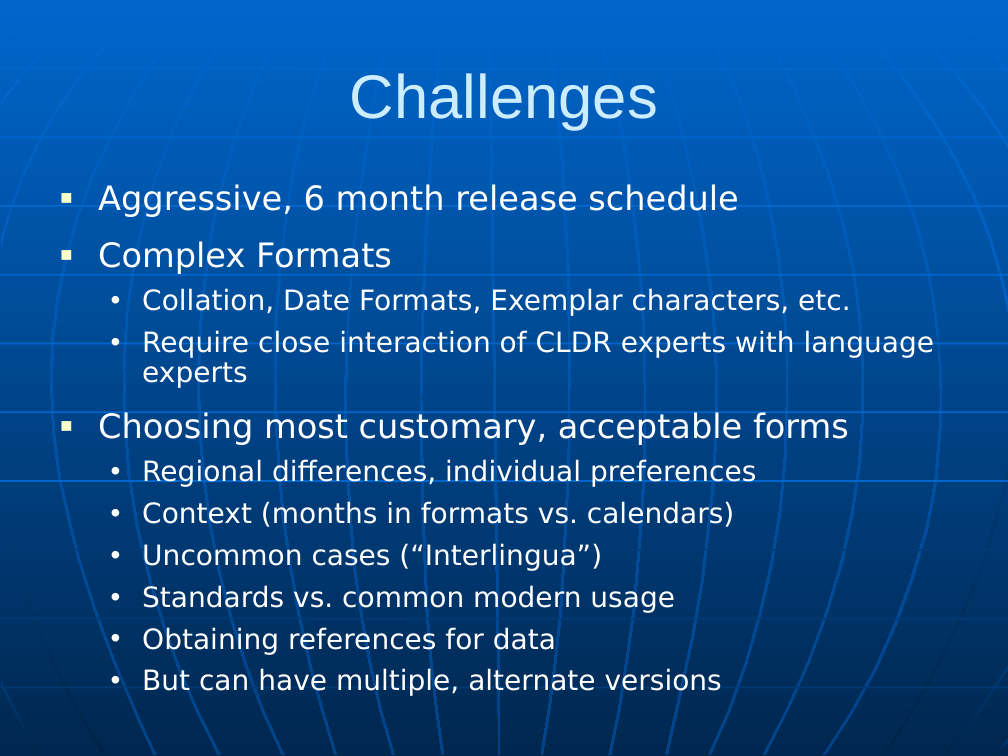
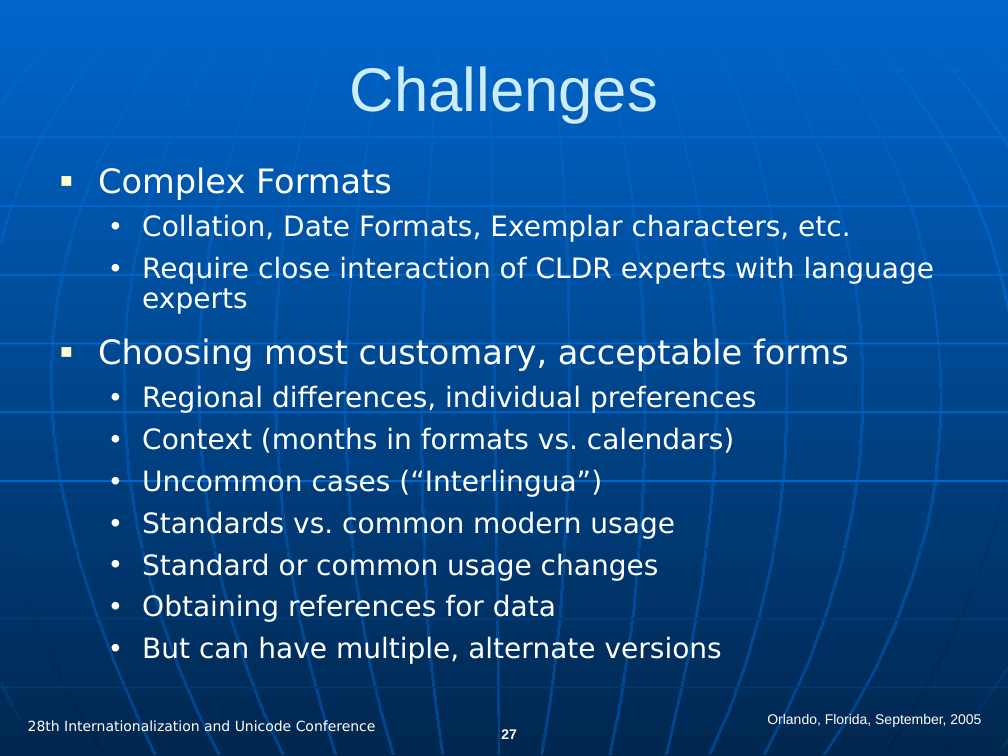
Before and after one commit to unicode-org/cldr, a slide deck: slide 27 of docs/presentations/cldr_overview.ppt (slide 16 before the commit). Drawn at 1008x756 pixels with LibreOffice and Linux fonts; fonts in the diff are those of the drawing. Boxes give left, top, right and bottom in pixels: in the first picture for what was removed or moved away, otherwise in the second. Text is boxed around its words. In the diff, an @@ line names an element or a change of style, - is before the commit and + after.

Commit message:
CLDR-0 New IUC 28 presentation
X-SVN-Rev: 1265

```diff
--- a/docs/presentations/cldr_overview.ppt
+++ b/docs/presentations/cldr_overview.ppt
@@ title "Challenges" moved from (x1=350, y1=73, x2=658, y2=129) to (x1=350, y1=66, x2=658, y2=123) @@
@@ text "Complex Formats" moved from (x1=98, y1=184, x2=934, y2=697) to (x1=98, y1=167, x2=934, y2=665) @@
@@ text at (x1=98, y1=184, x2=738, y2=217): paragraph removed @@
-■ Aggressive, 6 month release schedule
@@ text at (x1=142, y1=552, x2=659, y2=581): paragraph added @@
+  • Standard or common usage changes
@@ text added at (x1=28, y1=719, x2=376, y2=734), 10 pt, text #FFFFFF @@
+28th Internationalization and Unicode Conference
@@ text added at (x1=767, y1=713, x2=981, y2=728), 10 pt, text #FFFFFF @@
+Orlando, Florida, September, 2005
@@ page number added at (x1=501, y1=729, x2=517, y2=739), 10 pt, text #FFFFFF, bold @@
+27
```
Also in this commit, not shown: 14 other slides changed, 16 slides added, 5 slides removed.
